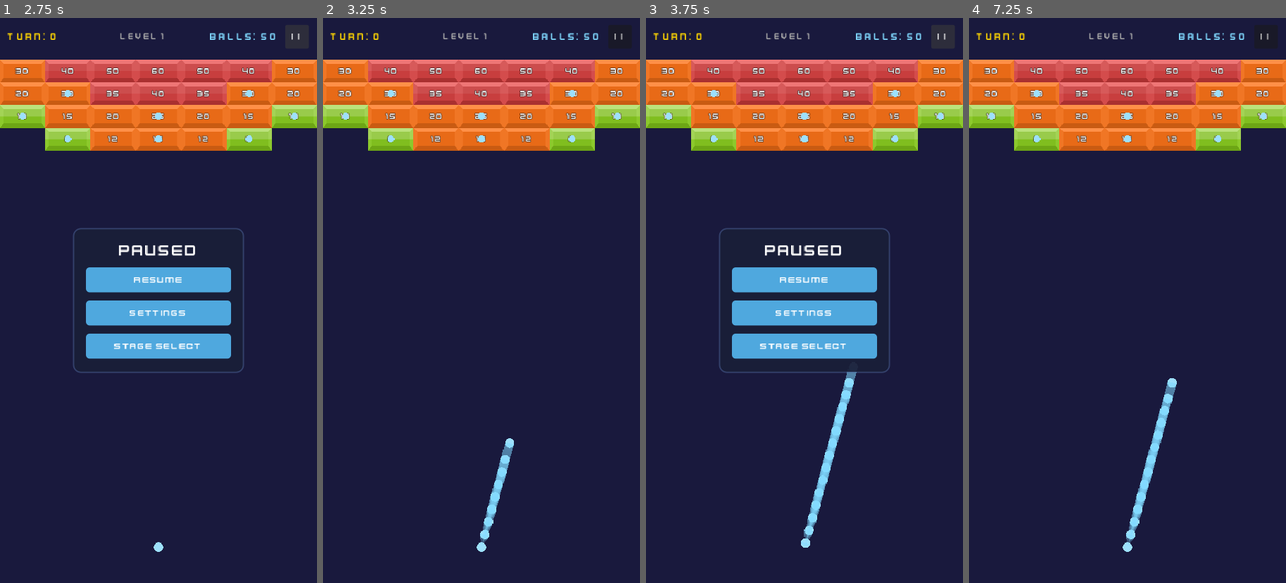
Above: before the commit, frames 1-4 (left to right).
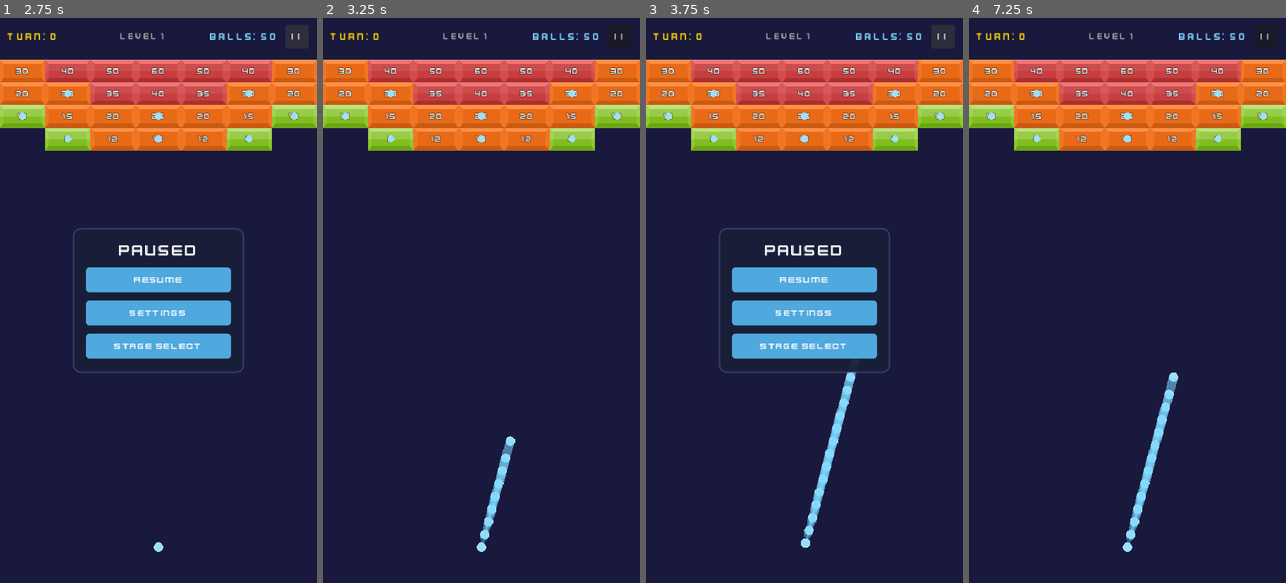
Above: after the commit, the same moments.

Repository: kenny-0114/brick-breaker
Game: Godot game, scene res://scenes/title_screen.tscn
The game is run twice, just before and just after one commit, with the same random seed, the same clock (stepped at 60 frames per second) and the same inputs.
Inputs (mouse positions are in pixels of both pictures, inside the frame that each line leads up to):
- Up to frame 1 (2.75 s): click "▶ PLAY" at 0.5 s; click (82, 232) at 1.25 s; click "| |" at 2 s
- Up to frame 2 (3.25 s): click "Resume" at 2.75 s
- Up to frame 3 (3.75 s): click "| |" at 3.5 s
- Up to frame 4 (7.25 s): click "Stage Select" at 4.25 s; click (1051, 232) at 5 s; click "| |" at 5.75 s; click "Resume" at 6.5 s

Frame 1 is identical in both runs. In frame 2, less than 0.1% of the frame differs, in the area x 49-61%, y 74-91%; in frame 3, 0.2%; in frame 4, 0.2%, in the area x 49-66%, y 62-91%.

Commit message:
fix: enforce constant ball speed every frame, push stuck balls downward
Co-Authored-By: Claude Opus 4.6 (1M context) <noreply@anthropic.com>

Diff:
--- a/scripts/objects/ball.gd
+++ b/scripts/objects/ball.gd
@@ -44,6 +44,13 @@
 func _physics_process(_delta: float) -> void:
 	if not _is_active:
 		return
+	# 매 프레임 속도를 목표 속도로 유지한다. 물리 충돌로 감속된 공을 복구한다.
+	var speed := linear_velocity.length()
+	if speed > 0.1 and speed != _target_speed:
+		linear_velocity = linear_velocity.normalized() * _target_speed
+	elif speed <= 0.1 and _is_active:
+		# 완전히 멈춘 공을 마지막 방향 또는 아래로 밀어준다.
+		linear_velocity = Vector2(0, 1) * _target_speed
 	_update_trail()
 
 
